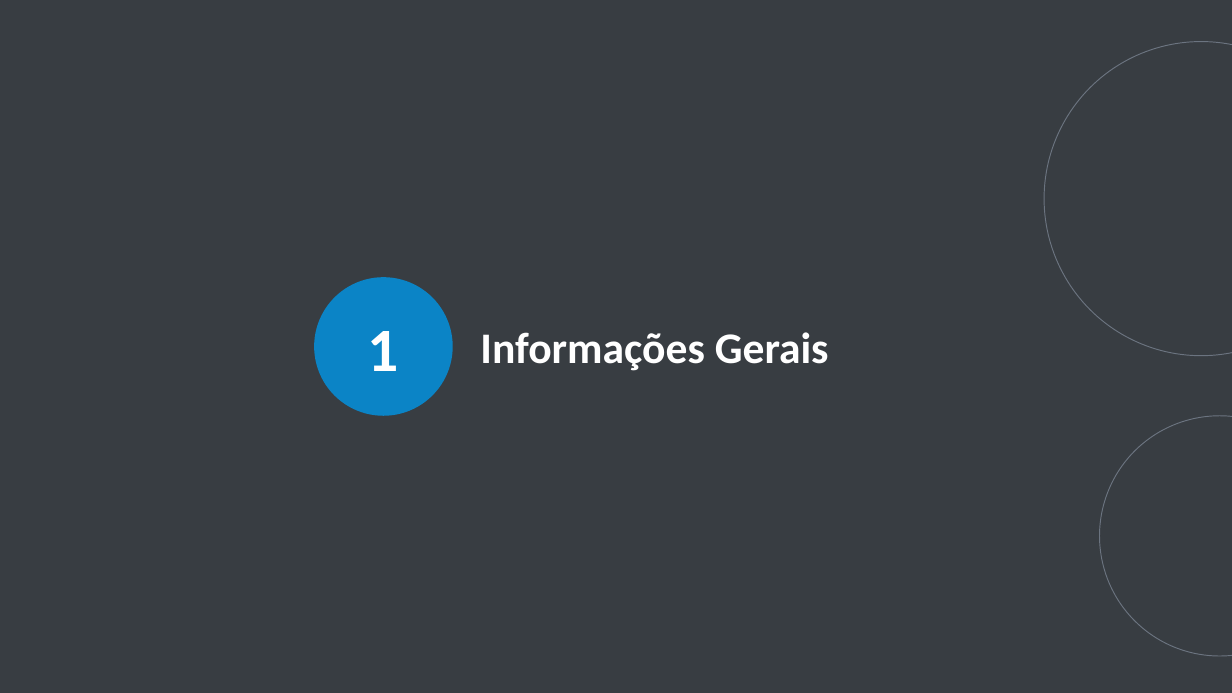
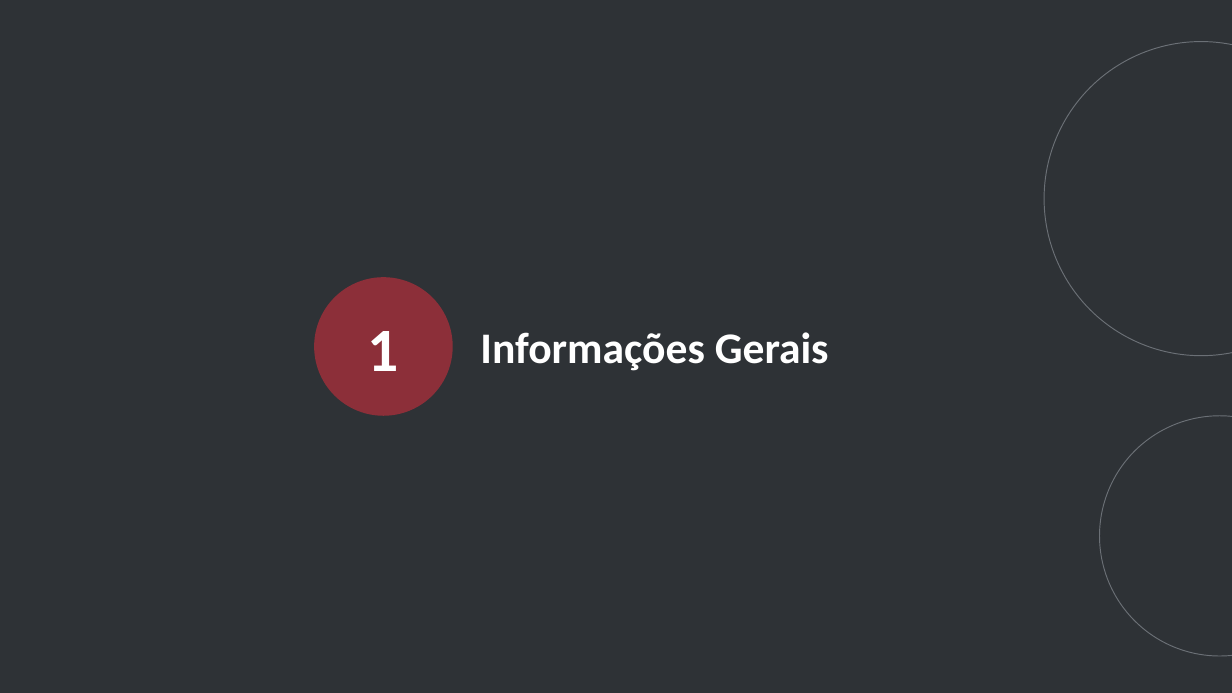
Before and after one commit to matheusdagostino-cyber/Solvi, a slide deck: slide 2 of concessoes/consaude-conc-2026/output/pontos-de-atencao-2026-10-08.pptx. Drawn at 1232x693 pixels with LibreOffice and Linux fonts; fonts in the diff are those of the drawing. Boxes give left, top, right and bottom in pixels: in the first picture for what was removed or moved away, otherwise in the second. Text is boxed around its words. In the diff, an @@ line names an element or a change of style, - is before the commit and + after.

```diff
--- a/concessoes/consaude-conc-2026/output/pontos-de-atencao-2026-10-08.pptx
+++ b/concessoes/consaude-conc-2026/output/pontos-de-atencao-2026-10-08.pptx
@@ background #383D42 to #2E3236 @@
@@ ellipse at (314,277,453,416): fill #0B84C6 to #8C2F39 @@
```
Also in this commit, not shown: 20 other slides changed, 1 other file.
